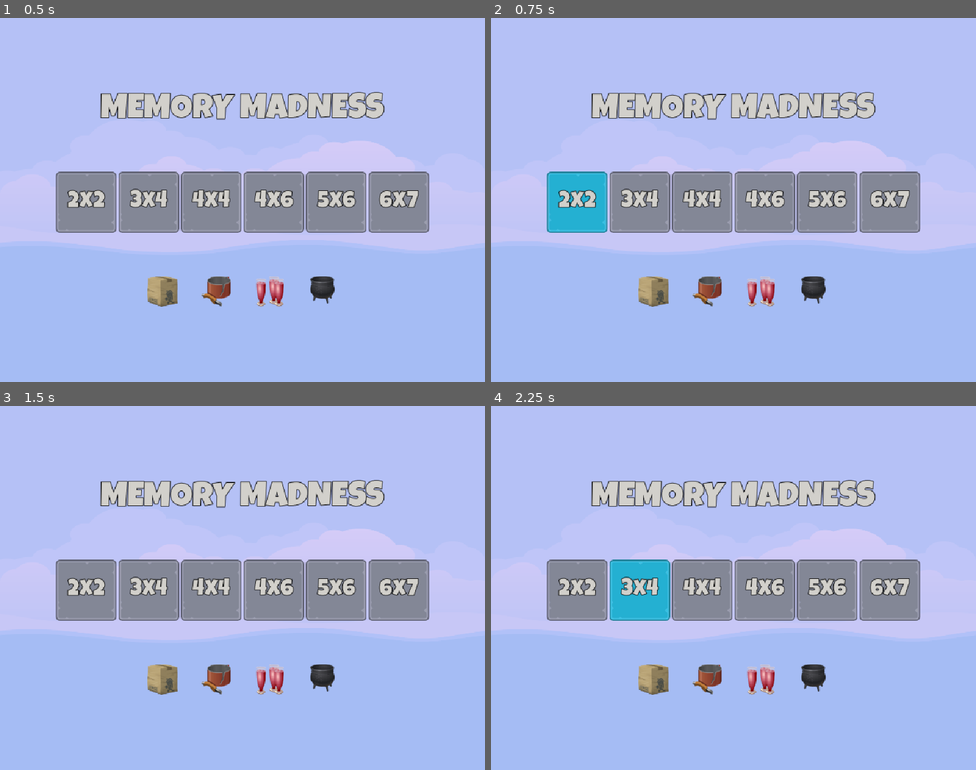
Above: before the commit, frames 1-4 (two rows, left to right).
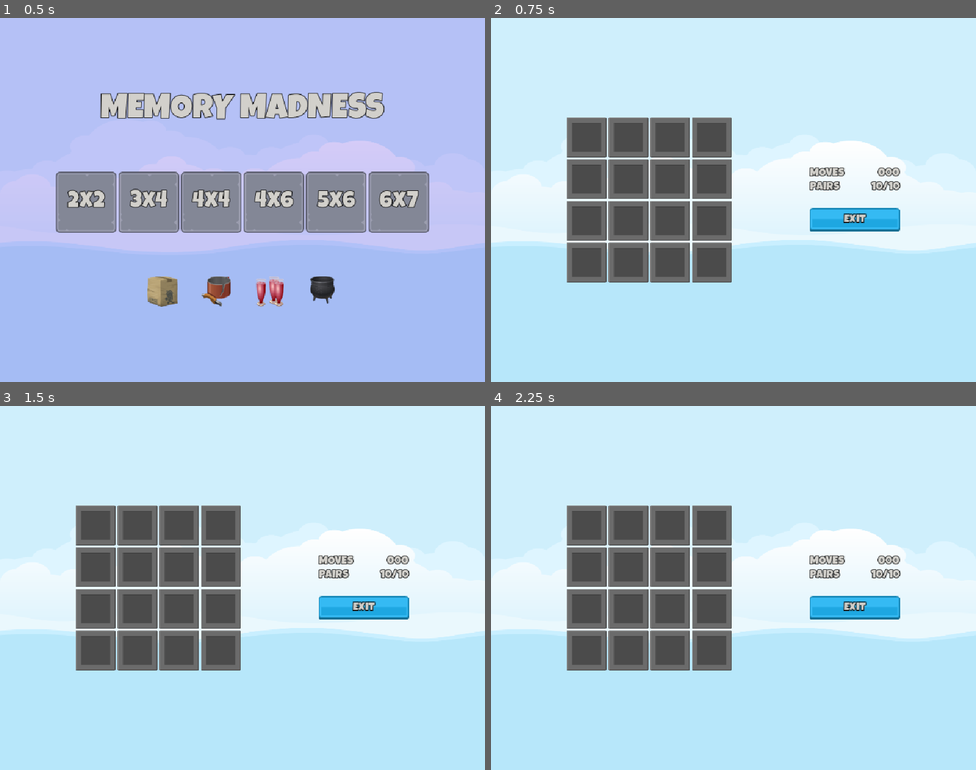
Above: after the commit, the same moments.

Repository: LHO-Developments/Godot-Projects
Game: Godot game, scene res://Scenes/Master/Master.tscn
Same seed, same stepped clock (60 frames per second), same inputs: the game is played once before the commit and once after it.
Inputs (mouse positions are in pixels of both pictures, inside the frame that each line leads up to):
- Up to frame 1 (0.5 s): no input
- Up to frame 2 (0.75 s): click "2x2" at 0.5 s
- Up to frame 3 (1.5 s): click (97, 526) at 1.27 s
- Up to frame 4 (2.25 s): click (641, 591) at 2 s, where only the run before the commit has a clickable "3x4"

Frame 1 is identical in both runs. In frame 2, 100% of the frame differs, in the area x 0-100%, y 0-100%; in frame 3, 100%; in frame 4, 100%.

Commit message:
add toggle to switch screen when selecting levels

Diff:
--- a/Memory Madness/memory-madness/Globals/signal_hub.gd
+++ b/Memory Madness/memory-madness/Globals/signal_hub.gd
@@ -1,11 +1,6 @@
 extends Node
 
+signal on_level_selected(level_setting: LevelSetting);
 
-# Called when the node enters the scene tree for the first time.
-func _ready() -> void:
-	pass # Replace with function body.
-
-
-# Called every frame. 'delta' is the elapsed time since the previous frame.
-func _process(delta: float) -> void:
-	pass
+func emit_on_level_selected(level_setting: LevelSetting) -> void:
+	on_level_selected.emit(level_setting);
--- /dev/null
+++ b/Memory Madness/memory-madness/Scenes/Game/Game.gd
@@ -0,0 +1,10 @@
+extends Control
+
+
+# Called when the node enters the scene tree for the first time.
+func _ready() -> void:
+	SignalHub.on_level_selected.connect(_on_level_selected);
+
+
+func _on_level_selected(level_setting: LevelSetting) -> void:
+	print("game: ", level_setting);
--- a/Memory Madness/memory-madness/Scenes/Game/Game.tscn
+++ b/Memory Madness/memory-madness/Scenes/Game/Game.tscn
@@ -1,5 +1,6 @@
 [gd_scene format=3 uid="uid://5rq82ik7i04h"]
 
+[ext_resource type="Script" uid="uid://b6ukuqfnuv275" path="res://Scenes/Game/Game.gd" id="1_3k6gv"]
 [ext_resource type="PackedScene" uid="uid://cql5xay1b52lu" path="res://Scenes/MemoryTile/MemoryTile.tscn" id="1_rdw05"]
 [ext_resource type="LabelSettings" uid="uid://dwks2cb2bmbxb" path="res://Resources/Label_White_24.tres" id="2_gwu2e"]
 [ext_resource type="Texture2D" uid="uid://dk16kfwtqa4yi" path="res://Assets/ui/blue_button00.png" id="3_y3kpf"]
@@ -13,6 +14,7 @@
 anchor_bottom = 1.0
 grow_horizontal = 2
 grow_vertical = 2
+script = ExtResource("1_3k6gv")
 
 [node name="HB" type="HBoxContainer" parent="." unique_id=215923280]
 layout_mode = 1
--- a/Memory Madness/memory-madness/Scenes/LevelButton/LevelButton.gd
+++ b/Memory Madness/memory-madness/Scenes/LevelButton/LevelButton.gd
@@ -5,3 +5,7 @@
 # Called when the node enters the scene tree for the first time.
 func _ready() -> void:
 	label.text = str(level_setting);
+
+
+func _on_pressed() -> void:
+	SignalHub.emit_on_level_selected(level_setting);
--- a/Memory Madness/memory-madness/Scenes/LevelButton/LevelButton.tscn
+++ b/Memory Madness/memory-madness/Scenes/LevelButton/LevelButton.tscn
@@ -37,3 +37,5 @@
 label_settings = ExtResource("4_anpwf")
 horizontal_alignment = 1
 vertical_alignment = 1
+
+[connection signal="pressed" from="." to="." method="_on_pressed"]
--- /dev/null
+++ b/Memory Madness/memory-madness/Scenes/Master/Master.gd
@@ -0,0 +1,21 @@
+extends Control
+
+@onready var main: Control = $Main
+@onready var game: Control = $Game
+
+# Called when the node enters the scene tree for the first time.
+func _ready() -> void:
+	SignalHub.on_level_selected.connect(_on_level_selected);
+	show_game(false);
+
+
+func _on_level_selected(level_setting: LevelSetting) -> void:
+	show_game(true);
+
+func show_game(show: bool) -> void:
+	if show:
+		main.hide();
+		game.show();
+	else:
+		main.show();
+		game.hide();
--- a/Memory Madness/memory-madness/Scenes/Master/Master.tscn
+++ b/Memory Madness/memory-madness/Scenes/Master/Master.tscn
@@ -1,5 +1,6 @@
 [gd_scene format=3 uid="uid://b80051ck1e5ik"]
 
+[ext_resource type="Script" uid="uid://xs58eq7e3tua" path="res://Scenes/Master/Master.gd" id="1_1t0lv"]
 [ext_resource type="Texture2D" uid="uid://dhg5hikctmh0" path="res://Assets/images/backgroundEmpty.png" id="1_h6g34"]
 [ext_resource type="PackedScene" uid="uid://c4fyfnu4l4ki7" path="res://Scenes/Main/Main.tscn" id="2_o4rt4"]
 [ext_resource type="PackedScene" uid="uid://5rq82ik7i04h" path="res://Scenes/Game/Game.tscn" id="3_7tgqy"]
@@ -11,6 +12,7 @@
 anchor_bottom = 1.0
 grow_horizontal = 2
 grow_vertical = 2
+script = ExtResource("1_1t0lv")
 
 [node name="TextureRect" type="TextureRect" parent="." unique_id=1996616045]
 layout_mode = 1
Not shown, added: Memory Madness/memory-madness/Scenes/Game/Game.gd.uid
Not shown, added: Memory Madness/memory-madness/Scenes/Master/Master.gd.uid
